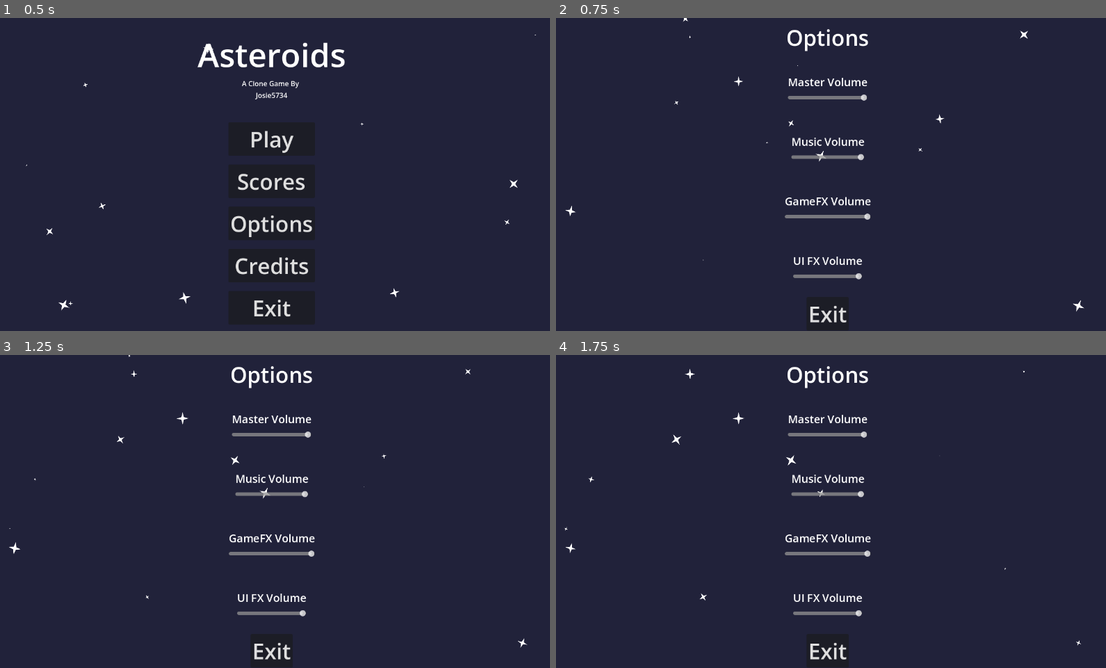
Above: before the commit, frames 1-4 (two rows, left to right).
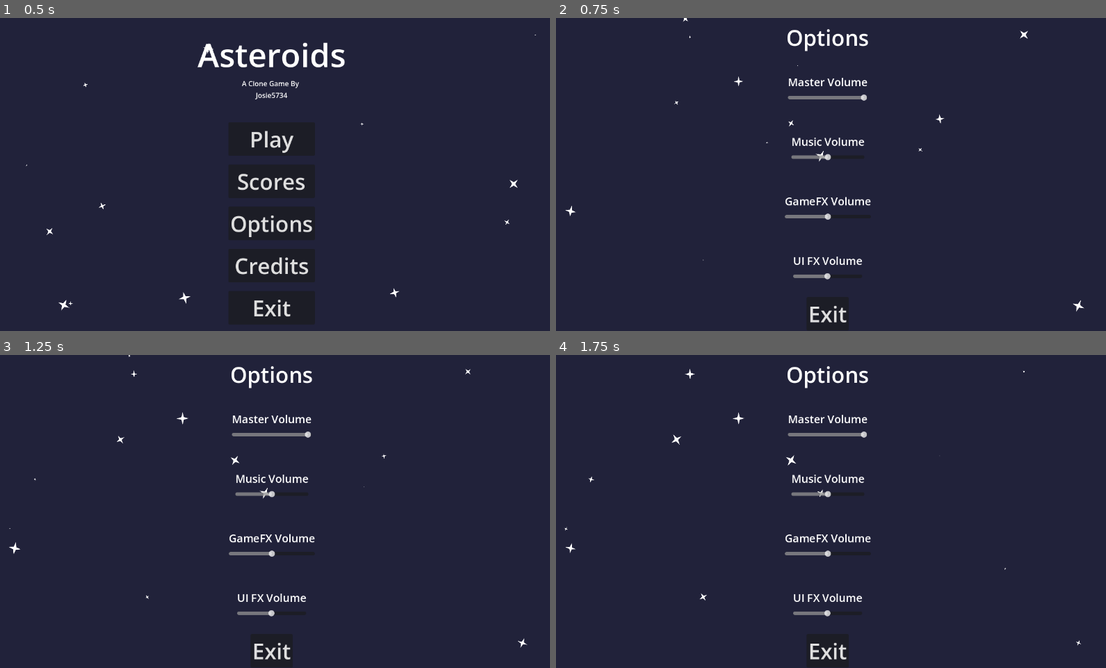
Above: after the commit, the same moments.

Repository: Josie5734/godot-asteroids-clone
Game: Godot game, scene res://scenes/main_menu/main_menu.tscn
Two runs of this game, one before a commit and one after it. Both use one fixed random seed, a clock stepped at 60 frames per second and the inputs below.
Inputs:
- Up to frame 1 (0.5 s): no input
- Up to frame 2 (0.75 s): click "Options" at 0.5 s
- Up to frame 3 (1.25 s): no input
- Up to frame 4 (1.75 s): tap Enter at 1.25 s; hold Right (turn_right) from 1.28 s (still down); tap Space (shoot) at 1.35 s

Frame 1 is identical in both runs. In frame 2, 0.3% of the frame differs, in the area x 48-58%, y 43-84%; in frame 3, 0.3%; in frame 4, 0.3%.

Commit message:
implemented settings menu from both main and pause menus

Diff:
--- a/default_bus_layout.tres
+++ b/default_bus_layout.tres
@@ -13,3 +13,9 @@
 bus/2/bypass_fx = false
 bus/2/volume_db = -5.9307528
 bus/2/send = &"Master"
+bus/3/name = &"Music"
+bus/3/solo = false
+bus/3/mute = false
+bus/3/bypass_fx = false
+bus/3/volume_db = 0.0
+bus/3/send = &"Master"
--- /dev/null
+++ b/options_manager.gd
@@ -0,0 +1,56 @@
+extends Node
+
+# global script for loading and managing option data in the options menu
+var options_path = "user://settings.cfg" # path to options file
+var options_file = ConfigFile.new() # options file object
+
+# volumes as a 0-100 range from the slider, converted to db range later on
+var audio = {
+	"Master": 100,
+	"Music": 50,
+	"Game-FX": 50,
+	"UI-FX": 50
+}
+
+
+# on startup
+func _ready() -> void:
+	load_settings() # load settings
+	set_bus_sliders() # set audio bus volumes
+
+
+# load the settings from file
+func load_settings():
+	if options_file.load(options_path) != OK: # error check
+		default_settings() # create a default settings file
+
+	for section in options_file.get_sections(): # for each section
+		for key in options_file.get_section_keys(section): # for each key in section
+			if section == "Audio": # for audio section
+				audio[key] = options_file.get_value(section,key) # set the audio slider value to the saved value
+
+
+# save settings to file
+func save_settings():
+	for key in audio: # for each item in audio dict
+		options_file.set_value("Audio",key,audio[key]) # set values
+
+	options_file.save(options_path) # save new file
+
+
+# create default settings file
+func default_settings():
+	for bus in audio: # for each audio bus
+		options_file.set_value("Audio",str("",bus),audio[bus]) # write default value to file
+
+
+# set the values of each of the audio buses (recieves value from signal but ignores it)
+func set_bus_sliders():
+	for bus in audio: # for each bus
+		var bus_id = AudioServer.get_bus_index(bus) # get bus object
+		var value = audio[bus] # get the value of the current bus
+		# convert the inputted 0-100 slider value to a value on the audio bus
+		var valf: float = value / 100 # convert to a float 0.00 - 1.00
+		valf = valf * valf # square it to make logarithmic like db
+		var db_val = linear_to_db(valf) if valf != 0.0 else -80 # convert to db, set to minimum if 0 to avoid -inf error
+		AudioServer.set_bus_volume_db(bus_id,db_val) # set the bus value
--- a/project.godot
+++ b/project.godot
@@ -23,6 +23,7 @@
 
 SaveManager="*uid://48sy467t0t20"
 AudioManager="*uid://ud1sbqi1lhvu"
+OptionsManager="*uid://dn60dj35mq2kn"
 
 [display]
 
--- a/scenes/game/game.gd
+++ b/scenes/game/game.gd
@@ -15,6 +15,10 @@
 # for managing pause menu
 var pause_menu_scene = preload("res://scenes/pause_menu/pause_menu.tscn")
 var pause_instance = null
+
+# manaing options menu
+var options_menu_scene = preload("res://scenes/options_menu/options_menu.tscn")
+var options_instance = null
 
 # for managing game over menu
 var game_over_menu_scene = preload("res://scenes/game_over_menu/game_over_menu.tscn")
@@ -110,6 +114,7 @@
 	pause_instance.global_position = get_viewport_rect().size / 2 # put in center
 	add_child(pause_instance) # add to tree
 	pause_instance.connect("unpause",unpause) # connect to the signal for unpausing
+	pause_instance.connect("options",options) # connect to signal for options menu
 	pause_instance.connect("exit_button",go_to_main_menu)
 
 	get_tree().paused = true # pause the game
@@ -120,6 +125,22 @@
 		pause_instance.queue_free() # free it
 		pause_instance = null # reset
 		get_tree().paused = false # unpause game (should already be unpaused but just incase)
+
+
+# manage options menu
+func options():
+	if options_instance: # if options menu exists
+		options_instance.queue_free() # free it
+		options_instance = null # reset
+		pause_instance.visible = true # make pause menu visible again
+	else: # else no options menu
+		pause_instance.visible = false # make pause menu invisible
+		options_instance = options_menu_scene.instantiate() # create new options menu
+		options_instance.global_position = get_viewport_rect().size / 2 # put in center
+		options_instance.connect("game_exit",options) # close signal, should call this function
+			# and get the above section since its open now
+		add_child(options_instance) # add to scene
+
 
 
 # game over menu on being hit
--- a/scenes/options_menu/options_menu.gd
+++ b/scenes/options_menu/options_menu.gd
@@ -1,12 +1,52 @@
 extends Control
+
+signal game_exit # for exiting menu opened from game scene
+
+# audio slider nodes
+@onready var sliders := {
+	"Master": %AudioMasterSlider,
+	"Music": %AudioMusicSlider,
+	"Game-FX": %AudioGameFXSlider,
+	"UI-FX": %AudioUIFXSlider
+}
 
 
 # add the click sound effect to each buttons pressed() signal
 func _ready() -> void:
-	for button in get_tree().get_nodes_in_group("ui_buttons"):
-		button.pressed.connect(AudioManager.play_button_click)
+	if get_parent().name == "Game": # if open within game scene (from pause menu)
+		$Background.visible = false # set background to invisible to use existing game one
+
+	for button in get_tree().get_nodes_in_group("ui_buttons"): # get all the buttons in scene
+		if not button.pressed.is_connected(AudioManager.play_button_click): # check not already connected
+			button.pressed.connect(AudioManager.play_button_click) # connect to button click sfx
+
+	OptionsManager.load_settings() # load settings
+
+	set_sliders_value() # set value of sliders
+
+	# connect slider change signal
+	for slider in get_tree().get_nodes_in_group("audio_sliders"):
+		slider.value_changed.connect(get_sliders_value) # when any slider changed, change bus sliders
 
 
 # exit back to main menu
 func _on_exit_pressed() -> void:
-	get_tree().change_scene_to_file("res://scenes/main_menu/main_menu.tscn")
+	OptionsManager.save_settings() # save settings on exit
+	if get_parent().name == "Game": # if open within game scene (from pause menu)
+		game_exit.emit() # send game scene signal to close
+	else: # else just load back to main menu
+		get_tree().change_scene_to_file("res://scenes/main_menu/main_menu.tscn")
+
+
+
+# set the value of the sliders
+func set_sliders_value():
+	for slider in sliders: # for each slider in dict
+		sliders[slider].value = OptionsManager.audio[slider] # set the sliders value to the one in the dict
+
+
+# get the value of the sliders
+func get_sliders_value(_val:float):
+	for slider in sliders: # for each slider in dict
+		OptionsManager.audio[slider] = sliders[slider].value # read value and set into audio dict
+	OptionsManager.set_bus_sliders()
--- a/scenes/options_menu/options_menu.tscn
+++ b/scenes/options_menu/options_menu.tscn
@@ -3,7 +3,8 @@
 [ext_resource type="Script" uid="uid://b1c8vcu8s5hq6" path="res://scenes/options_menu/options_menu.gd" id="1_jg136"]
 [ext_resource type="PackedScene" uid="uid://3dq5vis2xs8a" path="res://scenes/background/background.tscn" id="2_pk5f1"]
 
-[node name="SettingsMenu" type="Control" unique_id=1662102341]
+[node name="OptionsMenu" type="Control" unique_id=1662102341]
+process_mode = 3
 layout_mode = 3
 anchors_preset = 15
 anchor_right = 1.0
@@ -14,7 +15,7 @@
 
 [node name="Background" parent="." unique_id=1586709641 instance=ExtResource("2_pk5f1")]
 
-[node name="SettingsVBox" type="VBoxContainer" parent="." unique_id=579773364]
+[node name="OptionsVBox" type="VBoxContainer" parent="." unique_id=579773364]
 layout_mode = 1
 anchors_preset = 15
 anchor_right = 1.0
@@ -22,101 +23,107 @@
 grow_horizontal = 2
 grow_vertical = 2
 
-[node name="TitleContainer" type="CenterContainer" parent="SettingsVBox" unique_id=871308413]
+[node name="TitleContainer" type="CenterContainer" parent="OptionsVBox" unique_id=871308413]
 layout_mode = 2
 size_flags_vertical = 3
 
-[node name="Title" type="Label" parent="SettingsVBox/TitleContainer" unique_id=1418542623]
+[node name="Title" type="Label" parent="OptionsVBox/TitleContainer" unique_id=1418542623]
 layout_mode = 2
 theme_override_font_sizes/font_size = 50
 text = "Options"
 horizontal_alignment = 1
 
-[node name="SettingsVBox" type="VBoxContainer" parent="SettingsVBox" unique_id=328374859]
+[node name="OptionsVBox" type="VBoxContainer" parent="OptionsVBox" unique_id=328374859]
+process_mode = 3
 layout_mode = 2
 size_flags_vertical = 3
 size_flags_stretch_ratio = 6.0
 
-[node name="AudioMasterContainer" type="CenterContainer" parent="SettingsVBox/SettingsVBox" unique_id=1717344020]
+[node name="AudioMasterContainer" type="CenterContainer" parent="OptionsVBox/OptionsVBox" unique_id=1717344020]
 layout_mode = 2
 size_flags_vertical = 3
 
-[node name="AudioMasterContainer" type="VBoxContainer" parent="SettingsVBox/SettingsVBox/AudioMasterContainer" unique_id=2046661628]
+[node name="AudioMasterContainer" type="VBoxContainer" parent="OptionsVBox/OptionsVBox/AudioMasterContainer" unique_id=2046661628]
 layout_mode = 2
 theme_override_constants/separation = 10
 
-[node name="AudioMasterLabel" type="Label" parent="SettingsVBox/SettingsVBox/AudioMasterContainer/AudioMasterContainer" unique_id=163273969]
+[node name="AudioMasterLabel" type="Label" parent="OptionsVBox/OptionsVBox/AudioMasterContainer/AudioMasterContainer" unique_id=163273969]
 layout_mode = 2
 theme_override_font_sizes/font_size = 25
 text = "Master Volume"
 horizontal_alignment = 1
 
-[node name="AudioMasterSlider" type="HSlider" parent="SettingsVBox/SettingsVBox/AudioMasterContainer/AudioMasterContainer" unique_id=1496116611]
+[node name="AudioMasterSlider" type="HSlider" parent="OptionsVBox/OptionsVBox/AudioMasterContainer/AudioMasterContainer" unique_id=1496116611 groups=["audio_sliders"]]
+unique_name_in_owner = true
 layout_mode = 2
 value = 100.0
+rounded = true
 
-[node name="AudioMusicContainer" type="CenterContainer" parent="SettingsVBox/SettingsVBox" unique_id=617680331]
+[node name="AudioMusicContainer" type="CenterContainer" parent="OptionsVBox/OptionsVBox" unique_id=617680331]
 layout_mode = 2
 size_flags_vertical = 3
 
-[node name="AudioMusicContainer" type="VBoxContainer" parent="SettingsVBox/SettingsVBox/AudioMusicContainer" unique_id=626179898]
+[node name="AudioMusicContainer" type="VBoxContainer" parent="OptionsVBox/OptionsVBox/AudioMusicContainer" unique_id=626179898]
 layout_mode = 2
 theme_override_constants/separation = 10
 
-[node name="AudioMusicLabel" type="Label" parent="SettingsVBox/SettingsVBox/AudioMusicContainer/AudioMusicContainer" unique_id=781875888]
+[node name="AudioMusicLabel" type="Label" parent="OptionsVBox/OptionsVBox/AudioMusicContainer/AudioMusicContainer" unique_id=781875888]
 layout_mode = 2
 theme_override_font_sizes/font_size = 25
 text = "Music Volume"
 horizontal_alignment = 1
 
-[node name="AudioMusicSlider" type="HSlider" parent="SettingsVBox/SettingsVBox/AudioMusicContainer/AudioMusicContainer" unique_id=1602418175]
+[node name="AudioMusicSlider" type="HSlider" parent="OptionsVBox/OptionsVBox/AudioMusicContainer/AudioMusicContainer" unique_id=1602418175 groups=["audio_sliders"]]
+unique_name_in_owner = true
 layout_mode = 2
 value = 100.0
 
-[node name="AudioGameFXContainer" type="CenterContainer" parent="SettingsVBox/SettingsVBox" unique_id=46558192]
+[node name="AudioGameFXContainer" type="CenterContainer" parent="OptionsVBox/OptionsVBox" unique_id=46558192]
 layout_mode = 2
 size_flags_vertical = 3
 
-[node name="AudioGameFXContainer" type="VBoxContainer" parent="SettingsVBox/SettingsVBox/AudioGameFXContainer" unique_id=129026506]
+[node name="AudioGameFXContainer" type="VBoxContainer" parent="OptionsVBox/OptionsVBox/AudioGameFXContainer" unique_id=129026506]
 layout_mode = 2
 theme_override_constants/separation = 10
 
-[node name="AudioGameFXLabel" type="Label" parent="SettingsVBox/SettingsVBox/AudioGameFXContainer/AudioGameFXContainer" unique_id=1269429846]
+[node name="AudioGameFXLabel" type="Label" parent="OptionsVBox/OptionsVBox/AudioGameFXContainer/AudioGameFXContainer" unique_id=1269429846]
 layout_mode = 2
 theme_override_font_sizes/font_size = 25
 text = "GameFX Volume"
 horizontal_alignment = 1
 
-[node name="AudioGameFXSlider" type="HSlider" parent="SettingsVBox/SettingsVBox/AudioGameFXContainer/AudioGameFXContainer" unique_id=182870122]
+[node name="AudioGameFXSlider" type="HSlider" parent="OptionsVBox/OptionsVBox/AudioGameFXContainer/AudioGameFXContainer" unique_id=182870122 groups=["audio_sliders"]]
+unique_name_in_owner = true
 layout_mode = 2
 value = 100.0
 
-[node name="AudioUIFXContainer" type="CenterContainer" parent="SettingsVBox/SettingsVBox" unique_id=870383032]
+[node name="AudioUIFXContainer" type="CenterContainer" parent="OptionsVBox/OptionsVBox" unique_id=870383032]
 layout_mode = 2
 size_flags_vertical = 3
 
-[node name="AudioUIFXContainer" type="VBoxContainer" parent="SettingsVBox/SettingsVBox/AudioUIFXContainer" unique_id=2117535086]
+[node name="AudioUIFXContainer" type="VBoxContainer" parent="OptionsVBox/OptionsVBox/AudioUIFXContainer" unique_id=2117535086]
 layout_mode = 2
 theme_override_constants/separation = 10
 
-[node name="AudioUIFXLabel" type="Label" parent="SettingsVBox/SettingsVBox/AudioUIFXContainer/AudioUIFXContainer" unique_id=1315695227]
+[node name="AudioUIFXLabel" type="Label" parent="OptionsVBox/OptionsVBox/AudioUIFXContainer/AudioUIFXContainer" unique_id=1315695227]
 layout_mode = 2
 theme_override_font_sizes/font_size = 25
 text = "UI FX Volume"
 horizontal_alignment = 1
 
-[node name="AudioUIFXSlider" type="HSlider" parent="SettingsVBox/SettingsVBox/AudioUIFXContainer/AudioUIFXContainer" unique_id=723872059]
+[node name="AudioUIFXSlider" type="HSlider" parent="OptionsVBox/OptionsVBox/AudioUIFXContainer/AudioUIFXContainer" unique_id=723872059 groups=["audio_sliders"]]
+unique_name_in_owner = true
 layout_mode = 2
 value = 100.0
 
-[node name="ButtonCenterContainer" type="CenterContainer" parent="SettingsVBox" unique_id=1049535757]
+[node name="ButtonCenterContainer" type="CenterContainer" parent="OptionsVBox" unique_id=1049535757]
 layout_mode = 2
 size_flags_vertical = 3
 size_flags_stretch_ratio = 0.64
 
-[node name="Exit" type="Button" parent="SettingsVBox/ButtonCenterContainer" unique_id=955446861 groups=["ui_buttons"]]
+[node name="Exit" type="Button" parent="OptionsVBox/ButtonCenterContainer" unique_id=955446861 groups=["ui_buttons"]]
 layout_mode = 2
 theme_override_font_sizes/font_size = 50
 text = "Exit"
 
-[connection signal="pressed" from="SettingsVBox/ButtonCenterContainer/Exit" to="." method="_on_exit_pressed"]
+[connection signal="pressed" from="OptionsVBox/ButtonCenterContainer/Exit" to="." method="_on_exit_pressed"]
--- a/scenes/pause_menu/pause_menu.gd
+++ b/scenes/pause_menu/pause_menu.gd
@@ -1,6 +1,7 @@
 extends Control
 
 signal unpause
+signal options
 signal exit_button
 
 
@@ -16,7 +17,7 @@
 
 
 func _on_options_pressed() -> void:
-	get_tree().change_scene_to_file("res://scenes/options_menu/options_menu.tscn")
+	options.emit() # emit options signal
 
 
 func _on_exit_pressed() -> void:
Not shown, added: options_manager.gd.uid
